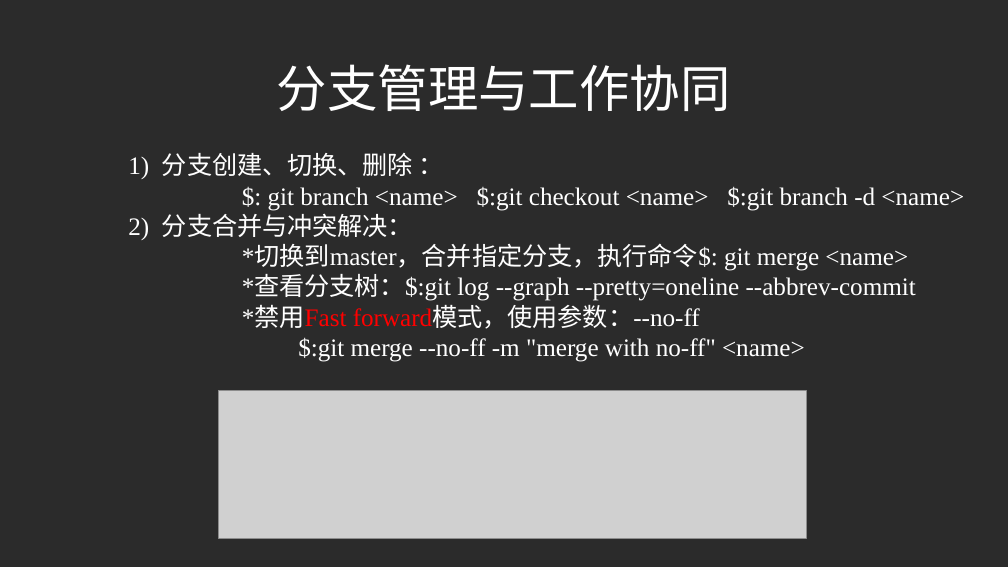
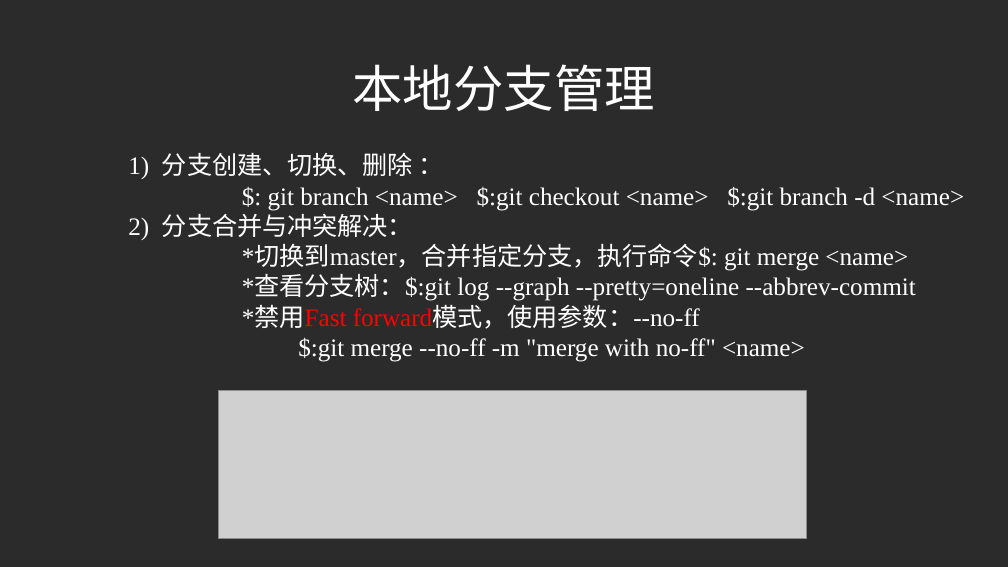
Before and after one commit to liuchangfa/workplace, a slide deck: slide 8 of training/Git/Git.ppt. Drawn at 1008x567 pixels with LibreOffice and Linux fonts; fonts in the diff are those of the drawing; grey boxes stand for pictures; background and template pictures are left out; a plain dark background stands for a picture behind light text. Boxes give left, top, right and bottom in pixels: in the first picture for what was removed or moved away, otherwise in the second. Text is boxed around its words. In the diff, an @@ line names an element or a change of style, - is before the commit and + after.

```diff
--- a/training/Git/Git.ppt
+++ b/training/Git/Git.ppt
@@ text at [353, 64, 655, 111]: text changed @@
-分支管理与工作协同
+本地分支管理
```
Also in this commit, not shown: 4 other slides changed, 4 slides added, 14 slides removed, 1 other file.
